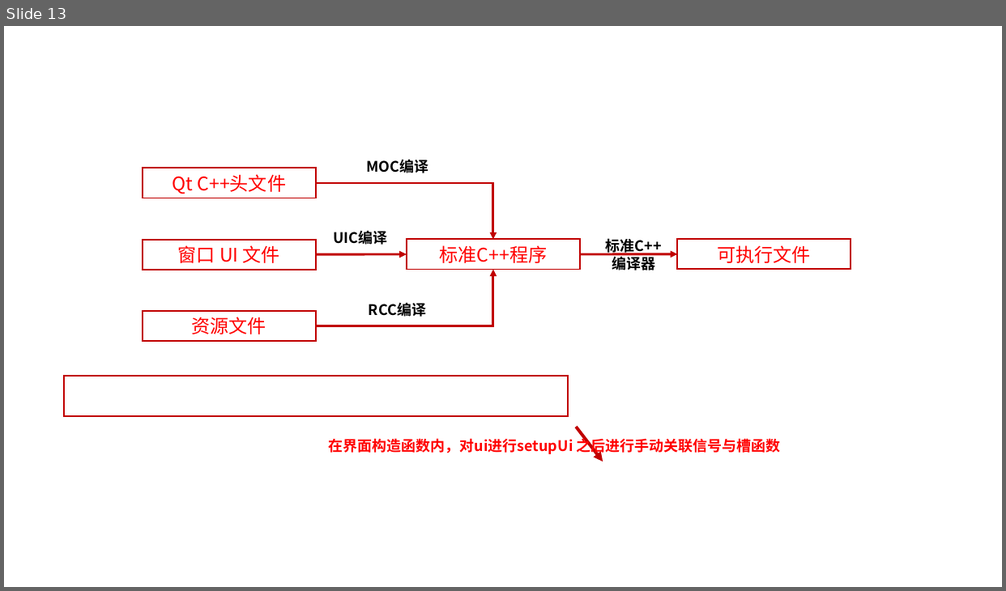
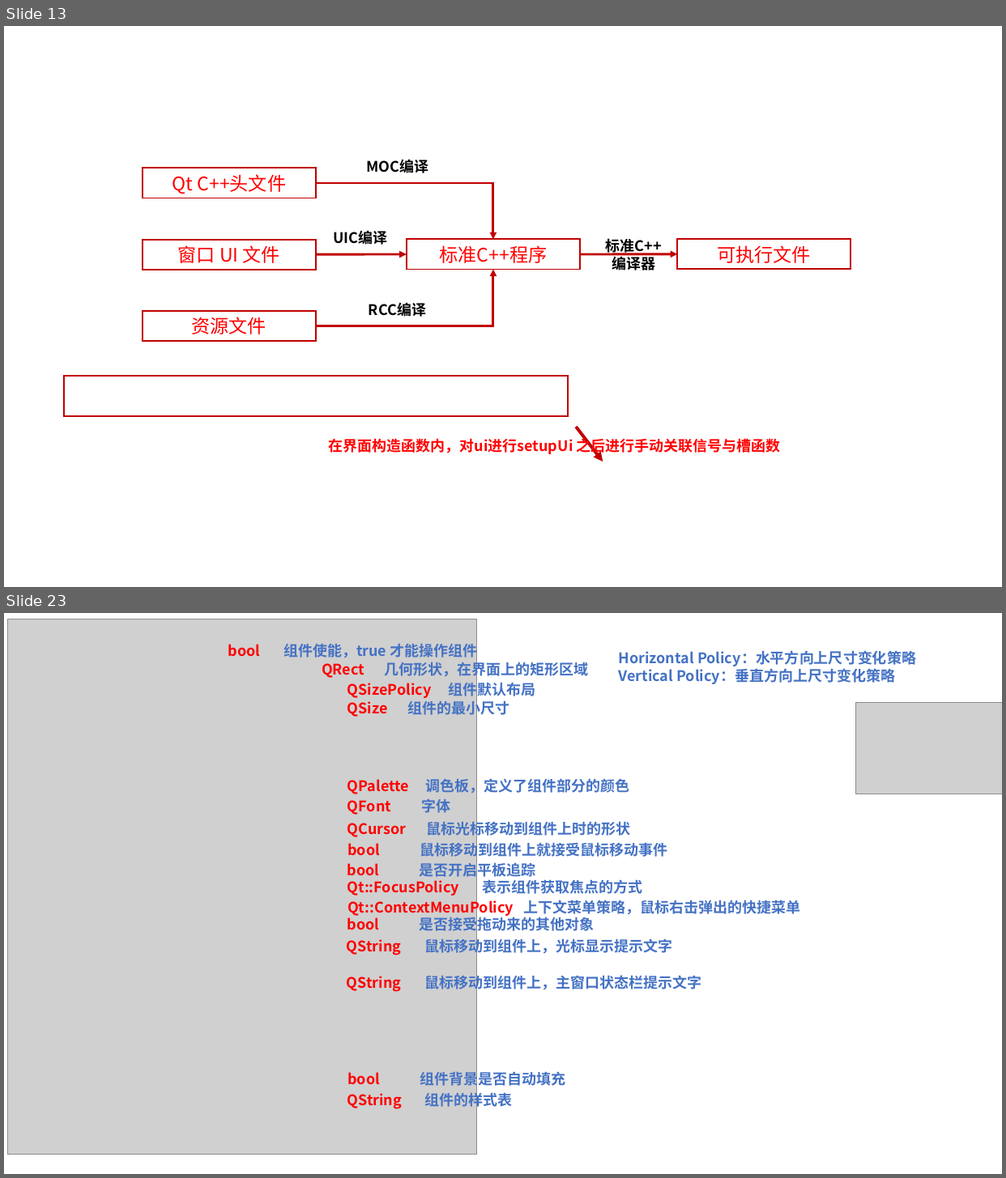
Before and after one commit to LQF376/QtmyLearn, a slide deck: pic.pptx. Shown one above the other, each under a label of ours: slide 13 before the commit, slides 13 and 23 after it; the slides between them are not shown. The pictures are 1006x591 and 1006x1178 pixels, drawn with LibreOffice and Linux fonts; fonts in the diff are those of the drawing; grey boxes stand for pictures. Boxes give left, top, right and bottom in pixels: in the first picture for what was removed or moved away, otherwise in the second. Text is boxed around its words. In the diff, an @@ line names an element or a change of style, - is before the commit and + after.

```diff
--- a/pic.pptx
+++ b/pic.pptx
@@ slide 23 added at [4,613,1002,1174], background #FFFFFF @@
@@ picture added at [8,619,476,1155] @@
@@ text added at [228,641,478,660], 14 pt, text #4472C4, bold @@
+bool 组件使能，true 才能操作组件
@@ text added at [322,660,589,679], 14 pt, text #4472C4, bold @@
+QRect 几何形状，在界面上的矩形区域
@@ text added at [618,650,916,684], 14 pt, text #4472C4, bold @@
+Horizontal Policy：水平方向上尺寸变化策略
+Vertical Policy：垂直方向上尺寸变化策略
@@ text added at [347,679,535,699], 14 pt, text #FF0000, bold @@
+QSizePolicy 组件默认布局
@@ text added at [347,699,509,718], 14 pt, text #4472C4, bold @@
+QSize 组件的最小尺寸
@@ picture added at [856,702,1002,794] @@
@@ text added at [347,777,630,796], 14 pt, text #4472C4, bold @@
+QPalette 调色板，定义了组件部分的颜色
@@ text added at [347,799,450,815], 14 pt, text #FF0000, bold @@
+QFont 字体
@@ text added at [347,819,630,838], 14 pt, text #4472C4, bold @@
+QCursor 鼠标光标移动到组件上时的形状
@@ text added at [347,840,667,859], 14 pt, text #4472C4, bold @@
+bool 鼠标移动到组件上就接受鼠标移动事件
@@ text added at [347,860,536,879], 14 pt, text #4472C4, bold @@
+bool 是否开启平板追踪
@@ text added at [347,879,643,896], 14 pt, text #FF0000, bold @@
+Qt::FocusPolicy 表示组件获取焦点的方式
@@ text added at [347,898,801,918], 14 pt, text #FF0000, bold @@
+Qt::ContextMenuPolicy 上下文菜单策略，鼠标右击弹出的快捷菜单
@@ text added at [347,915,594,935], 14 pt, text #4472C4, bold @@
+bool 是否接受拖动来的其他对象
@@ text added at [347,937,672,956], 14 pt, text #4472C4, bold @@
+QString 鼠标移动到组件上，光标显示提示文字
@@ text added at [347,973,701,993], 14 pt, text #4472C4, bold @@
+QString 鼠标移动到组件上，主窗口状态栏提示文字
@@ text added at [347,1069,565,1088], 14 pt, text #4472C4, bold @@
+bool 组件背景是否自动填充
@@ text added at [347,1091,513,1110], 14 pt, text #FF0000, bold @@
+QString 组件的样式表
```
Also in this commit, not shown: 27 other slides added, 1 slide removed, 36 other files.
